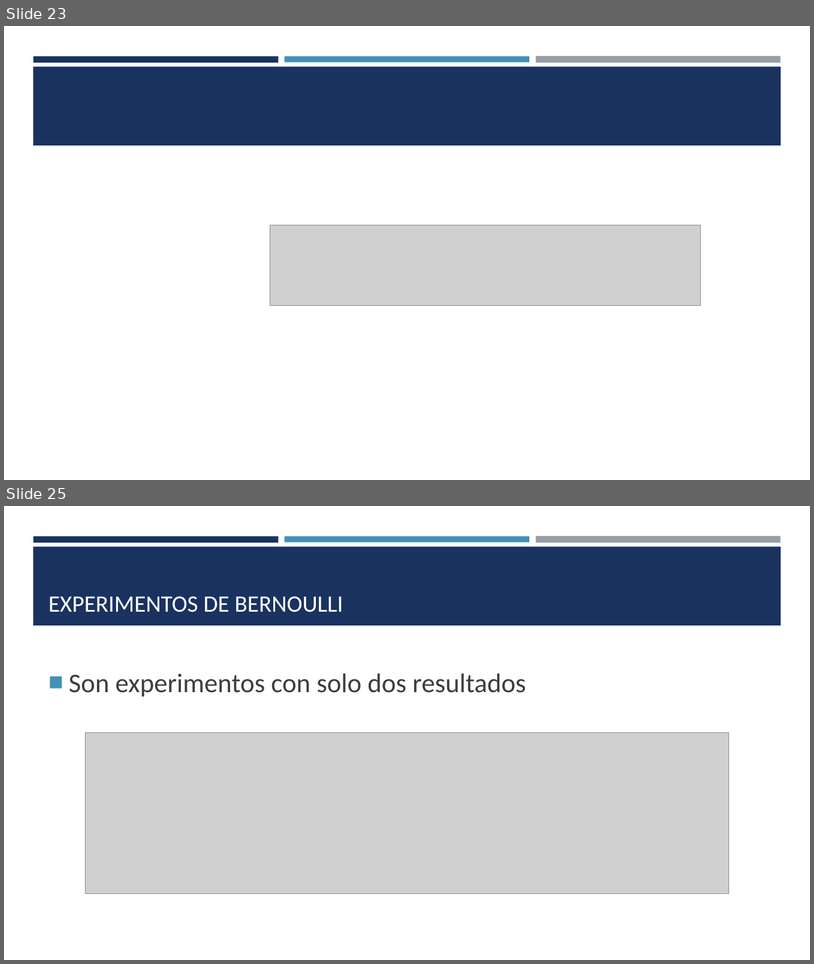
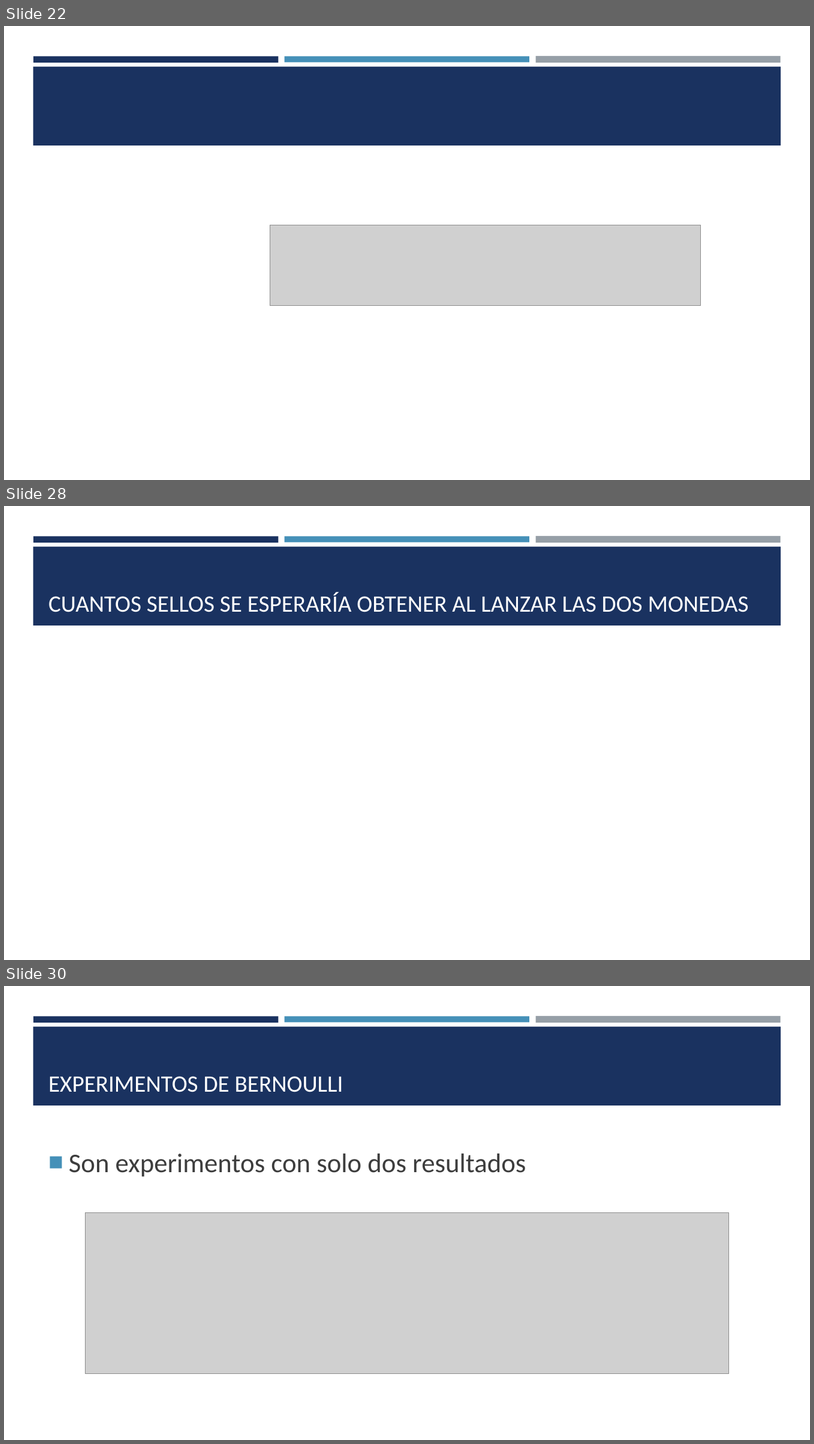
Before and after one commit to estadisticaITM/estadisticaITM.github.io, a slide deck: ITM_VAD_EBX.pptx. Shown one above the other, each under a label of ours: slides 23 and 25 before the commit, slides 22, 28 and 30 after it; the slides between them are not shown. The pictures are 814x964 and 814x1444 pixels, drawn with LibreOffice and Linux fonts; fonts in the diff are those of the drawing; grey boxes stand for pictures. Boxes give left, top, right and bottom in pixels: in the first picture for what was removed or moved away, otherwise in the second. Text is boxed around its words. In the diff, an @@ line names an element or a change of style, - is before the commit and + after.

```diff
--- a/ITM_VAD_EBX.pptx
+++ b/ITM_VAD_EBX.pptx
@@ slide 28 added at <box>4,506,810,960</box>, background #FFFFFF; not listed: 4 template elements that a slide beside it also shows @@
@@ title added at <box>48,592,749,612</box>, 28 pt, text #FFFFFF @@
+CUANTOS SELLOS SE ESPERARÍA OBTENER AL LANZAR LAS DOS MONEDAS
@@ what was slide 23 is now slide 22 @@
@@ what was slide 25 is now slide 30 @@
```
Also in this commit, not shown: 3 slides changed, 4 other slides added, 3 slides removed, 18 other files.
